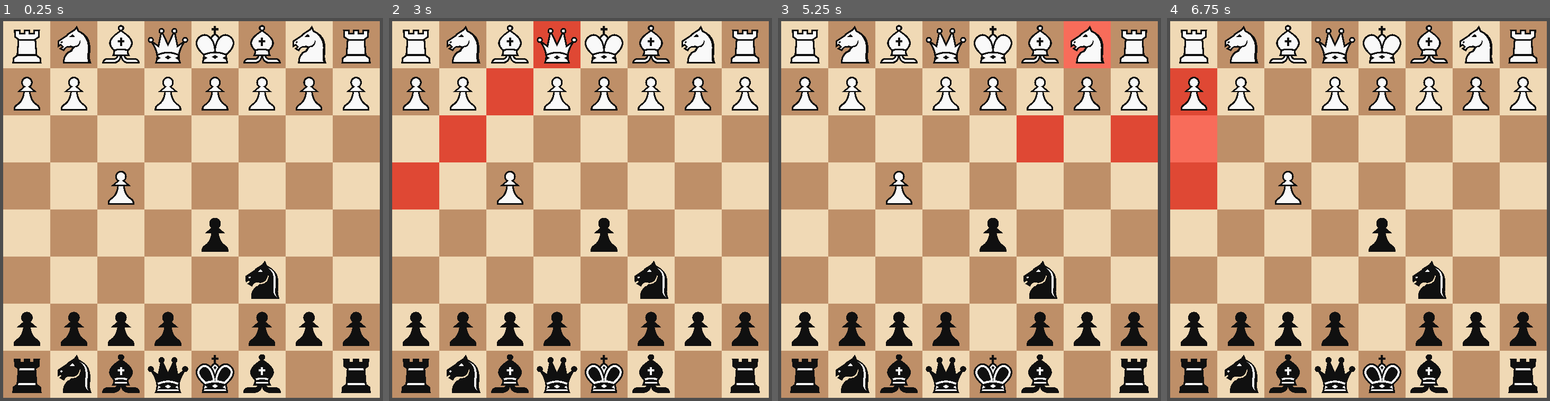
Above: before the commit, frames 1-4 (left to right).
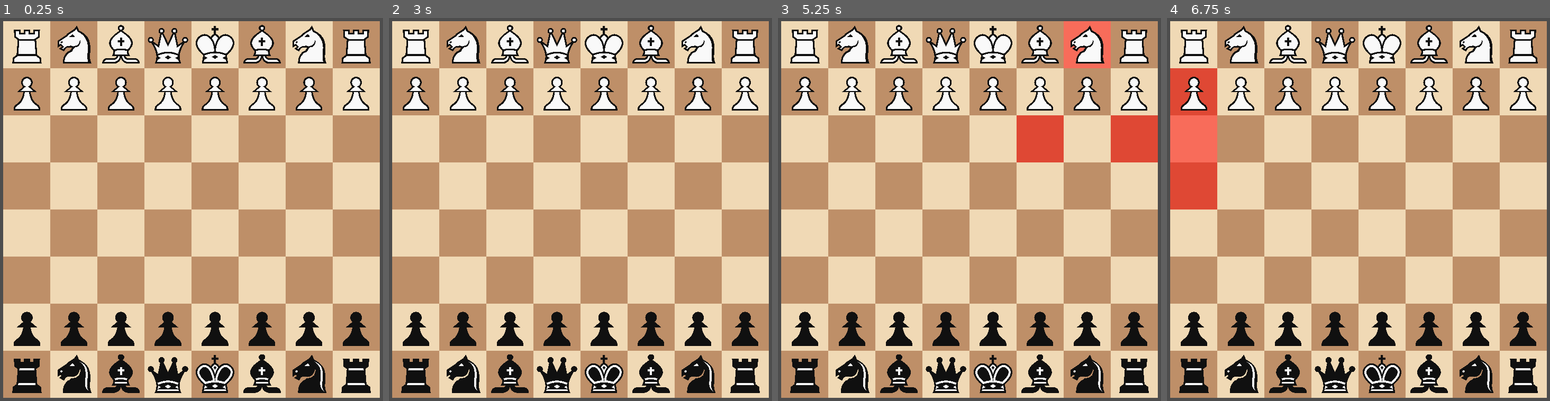
Above: after the commit, the same moments.

Repository: imaducklol/chess
Game: Godot game, scene res://main.tscn
The game is run twice, just before and just after one commit, with the same random seed, the same clock (stepped at 60 frames per second) and the same inputs.
Inputs (mouse positions are in pixels of both pictures, inside the frame that each line leads up to):
- Up to frame 1 (0.25 s): no input
- Up to frame 2 (3 s): click (415, 44) at 0.52 s; click (461, 44) at 1.27 s; click (511, 44) at 2.02 s; click (557, 44) at 2.77 s
- Up to frame 3 (5.25 s): click (992, 44) at 3.52 s; click (1038, 44) at 4.27 s; click (1088, 44) at 5.02 s
- Up to frame 4 (6.75 s): click (1523, 44) at 5.77 s; click (1193, 90) at 6.52 s

The runs differ from the first frame. In frame 1, 2.5% of the frame differs, in the area x 28-86%, y 15-98%; in frame 2, 7.7%, in the area x 0-86%, y 0-98%; in frame 3, 2.5%; in frame 4, 2.5%.

Commit message:
Playable algorithm Also refactored more code to make this work. Lots of things are broken

Diff:
--- a/scripts/board.gd
+++ b/scripts/board.gd
@@ -9,19 +9,25 @@
 
 var board_helper: BoardHelper
 var move_generation: MoveGeneration
-var minimax: MiniMax
+var minimax: Minimax
 
 
 # Called when the node enters the scene tree for the first time.
 func _ready() -> void:
 	board_helper = BoardHelper.new()
 	move_generation = MoveGeneration.new(main_board)
-	minimax = MiniMax.new()
+	minimax = Minimax.new()
 
 	board_helper.initialize_board(main_board)
-	#board_helper.load_from_fen(board, turn, "rnbqkbnr/pppppppp/8/8/8/8/PPPPPPPP/RNBQKBNR w KQkq - 0 1", board_updated)
-	#board_helper.load_from_fen(board, turn, "rnbqkbnr/pp1ppppp/8/2p5/4P3/8/PPPP1PPP/RNBQKBNR w KQkq c6 0 2", board_updated)
-	board_helper.load_from_fen(main_board, turn, "rnbqkbnr/pp1ppppp/8/2p5/4P3/5N2/PPPP1PPP/RNBQKB1R b KQkq - 1 2", board_updated)
+	board_helper.load_from_fen(main_board, turn, "rnbqkbnr/pppppppp/8/8/8/8/PPPPPPPP/RNBQKBNR w KQkq - 0 1", board_updated)
+	#board_helper.load_from_fen(main_board, turn, "rnbqkbnr/pp1ppppp/8/2p5/4P3/8/PPPP1PPP/RNBQKBNR w KQkq c6 0 2", board_updated)
+	#board_helper.load_from_fen(main_board, turn, "rnbqkbnr/pp1ppppp/8/2p5/4P3/5N2/PPPP1PPP/RNBQKB1R w KQkq - 1 2", board_updated)
+
+func real_move(board: Array[Piece], src: int, dest: int) -> void:
+	move(board, src, dest)
+	print("switching turn")
+	turn = !turn
+	print(minimax.board_eval(board))
 
 func move(board: Array[Piece], src: int, dest: int) -> void:
 	var piece := board[src]
@@ -55,8 +61,7 @@
 
 	board[dest] = board[src]
 	board[src] = Piece.new()
-	turn = !turn
-	print(minimax.board_eval(board))
+
 
 func get_moves(board: Array[Piece], pos: int) -> Array[int]:
 	var piece := board[pos]
--- a/scripts/board_display.gd
+++ b/scripts/board_display.gd
@@ -53,9 +53,9 @@
 	# Second selection
 	else:
 		if pos in selected_piece_moves:
-			GlobalBoard.move(GlobalBoard.main_board, selected_piece, pos)
+			GlobalBoard.real_move(GlobalBoard.main_board, selected_piece, pos)
 			clear_highlight_selection()
-			GlobalBoard.minimax.run()
+			GlobalBoard.minimax.run(Piece.Team.BLACK, Minimax.mode.PRUNED, 5)
 			update()
 		else:
 			clear_highlight_selection()
--- a/scripts/board_helper.gd
+++ b/scripts/board_helper.gd
@@ -35,7 +35,7 @@
 			j += 1
 
 	match segments[1]:
-		'w': GlobalBoard.turn = false
-		'b': GlobalBoard.turn = true
+		'w': GlobalBoard.turn = true
+		'b': GlobalBoard.turn = false
 		_: printerr("Error in loading fen: Character `", segments[1], "` not recognized as a team")
 	board_updated.emit()
--- a/scripts/minimax.gd
+++ b/scripts/minimax.gd
@@ -1,10 +1,24 @@
-class_name MiniMax
+class_name Minimax
 
-func run():
-	var moves = get_possible_moves(GlobalBoard.main_board, Piece.Team.BLACK)
-	print(moves)
-	var move = moves.pick_random()
-	GlobalBoard.move(GlobalBoard.main_board, move.x, move.y)
+enum mode {
+	RANDOM,
+	MINIMAX,
+	PRUNED,
+}
+
+func run(team, running_mode: mode, depth:= 5):
+	var move
+	match running_mode:
+		mode.RANDOM:
+			var moves = get_possible_moves(GlobalBoard.main_board, team)
+			#print(moves)
+			move = moves.pick_random()
+		mode.MINIMAX:
+			move = best_move(GlobalBoard.main_board, depth, team, false)
+		mode.PRUNED:
+			move = best_move(GlobalBoard.main_board, depth, team, true)
+	GlobalBoard.real_move(GlobalBoard.main_board, move.x, move.y)
+
 
 func minimax(board: Array[Piece], depth: int, is_maximizing: bool, pruning: bool, alpha: float, beta: float):
 	if depth == 0:
@@ -15,32 +29,34 @@
 		for move in get_possible_moves(board, Piece.Team.WHITE):
 			var testboard = board.duplicate()
 			GlobalBoard.make_move(testboard , move.x, move.y)
-			var eval = minimax(testboard , depth - 1, false, false, alpha, beta)
+			var eval = minimax(testboard , depth - 1, false, pruning, alpha, beta)
 			max_eval = max(max_eval, eval)
-			alpha = max(alpha, eval)
-			if beta <= alpha:
-				break
+			if pruning:
+				alpha = max(alpha, eval)
+				if beta <= alpha:
+					break
 		return max_eval
 	else:
 		var min_eval = INF
 		for move in get_possible_moves(board, Piece.Team.BLACK):
 			var testboard = board.duplicate()
 			GlobalBoard.make_move(testboard , move.x, move.y)
-			var eval = minimax(testboard, depth - 1, true, false, alpha, beta)
+			var eval = minimax(testboard, depth - 1, true, pruning, alpha, beta)
 			min_eval = min(min_eval, eval)
-			beta = min(beta, eval)
-			if beta <= alpha:
-				break
+			if pruning:
+				beta = min(beta, eval)
+				if beta <= alpha:
+					break
 		return min_eval
 
-func best_move(board: Array[Piece], depth: int, player: Piece.Team):
-	var best_move = null
-	var best_value = -INF if player == Piece.Team.WHITE else INF
+func best_move(board: Array[Piece], depth: int, player: Piece.Team, pruning: bool) -> Vector2i:
+	var best_move: Vector2i
+	var best_value := -INF if player == Piece.Team.WHITE else INF
 
 	for move in get_possible_moves(board, player):
-		var testboard = board.duplicate()
-		GlobalBoard.make_move(testboard, move, player)
-		var eval = minimax(testboard, depth - 1, player == Piece.Team.BLACK, false, -INF, INF)
+		var testboard := board.duplicate()
+		GlobalBoard.move(testboard, move.x, move.y)
+		var eval = minimax(testboard, depth - 1, player == Piece.Team.BLACK, pruning, -INF, INF)
 
 		if player == Piece.Team.WHITE and eval > best_value:
 			best_value = eval
Not shown, changed: export_presets.cfg
Not shown, added: builds/linux.zip
Not shown, changed: builds/windows.zip
